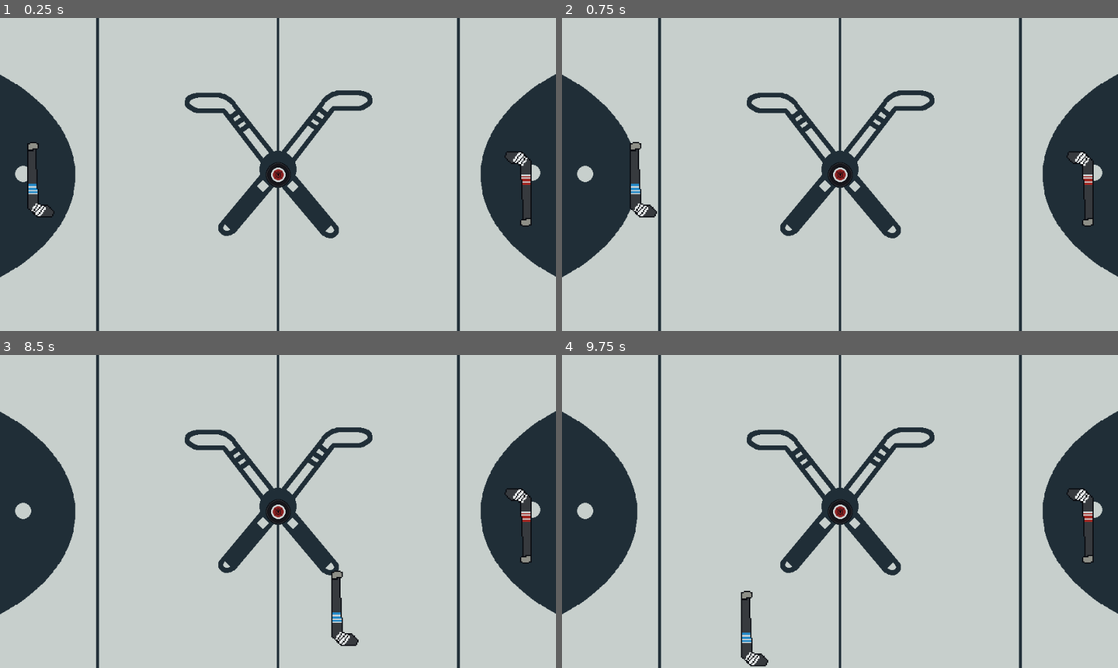
Above: before the commit, frames 1-4 (two rows, left to right).
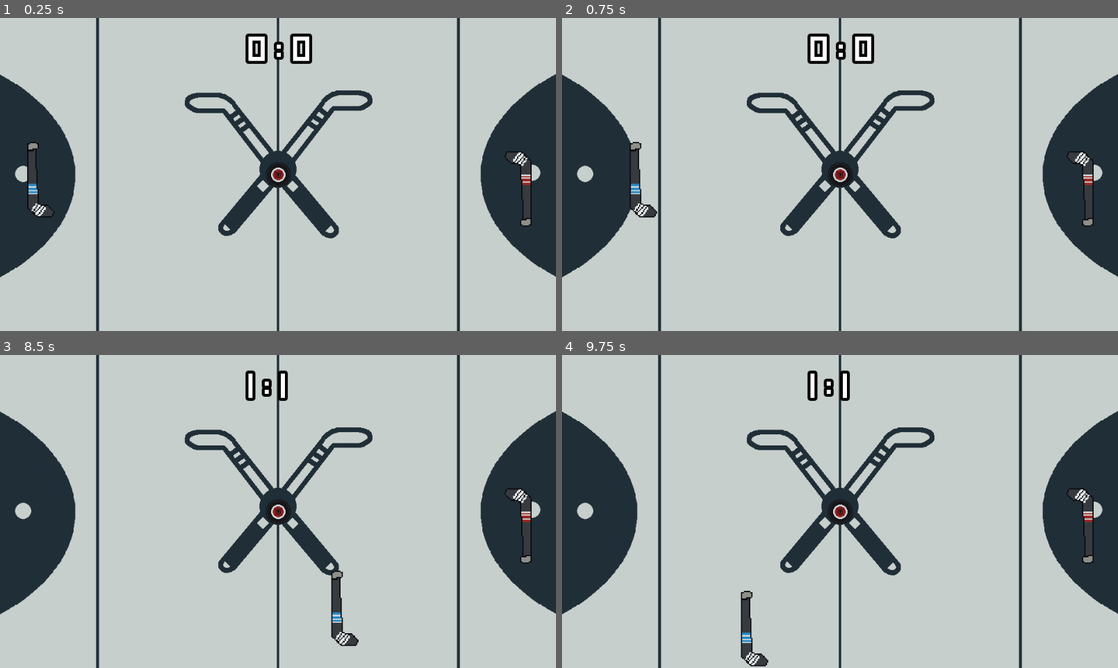
Above: after the commit, the same moments.

Repository: Th3L0ck1/pong
Game: Godot game, scene res://scenes/main.tscn
Same seed, same stepped clock (60 frames per second), same inputs: the game is played once before the commit and once after it. The project has no main scene, so this scene is started directly.
Inputs:
- Up to frame 1 (0.25 s): no input
- Up to frame 2 (0.75 s): tap Enter at 0.5 s; hold D from 0.53 s (still down)
- Up to frame 3 (8.5 s): release D at 1.28 s; hold S 1.28-2.03 s; hold D 2.03-2.78 s; hold W 2.78-3.53 s; hold A 3.53-5.03 s; hold S 5.03-5.78 s; hold D 5.78-6.53 s; hold W 6.53-7.28 s; hold D 7.28-8.03 s; hold S from 8.03 s (still down)
- Up to frame 4 (9.75 s): release S at 8.78 s; hold A 8.78-9.53 s; hold W from 9.53 s (still down)

The runs differ from the first frame. In frame 1, 0.9% of the frame differs, in the area x 44-57%, y 4-15%; in frame 2, 0.9%; in frame 3, 0.5%; in frame 4, 0.5%.

Commit message:
Add a score
Add a score count for the game

Diff:
--- a/scenes/main.tscn
+++ b/scenes/main.tscn
@@ -6,6 +6,7 @@
 [ext_resource type="Texture2D" uid="uid://7fyvmbl3kke1" path="res://sprites/Disco_Hockey-export.png" id="3_sugp2"]
 [ext_resource type="Texture2D" uid="uid://cke428nc3kufi" path="res://sprites/Raquete_Vermelha-export-export-export.png" id="3_tbgi4"]
 [ext_resource type="Script" uid="uid://nr5m628p2ysr" path="res://scripts/ball.gd" id="4_tefeu"]
+[ext_resource type="FontFile" uid="uid://cgvjtd35kenhm" path="res://fonts/Pixeled.ttf" id="7_o6xl0"]
 
 [sub_resource type="RectangleShape2D" id="RectangleShape2D_8w0r3"]
 size = Vector2(27, 128)
@@ -90,3 +91,13 @@
 [node name="CollisionShape2D2" type="CollisionShape2D" parent="Wall" unique_id=484601815]
 position = Vector2(470, 561)
 shape = SubResource("RectangleShape2D_h4t55")
+
+[node name="Score" type="Label" parent="." unique_id=1537929767]
+offset_left = 429.0
+offset_top = -3.0
+offset_right = 551.0
+offset_bottom = 137.0
+theme_override_constants/outline_size = 20
+theme_override_fonts/font = ExtResource("7_o6xl0")
+theme_override_font_sizes/font_size = 35
+text = "1 : 0"
--- a/scripts/ball.gd
+++ b/scripts/ball.gd
@@ -39,5 +39,5 @@
 		reset()
 		scoreP2 += 1
 
-	print(scoreP1 , ":" , scoreP2)
+	$"../Score".text = str(scoreP1) + " : " + str(scoreP2)
 	pass
Binary file added: fonts/Pixeled.ttf
Not shown, added: fonts/Pixeled.ttf.import
